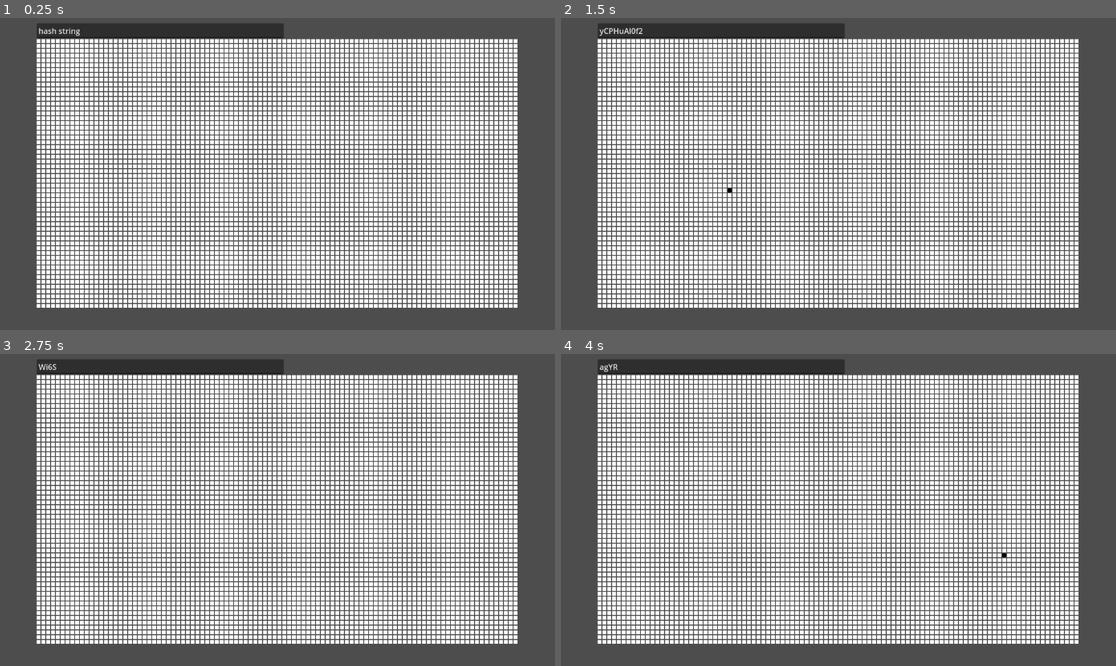
Above: before the commit, frames 1-4 (two rows, left to right).
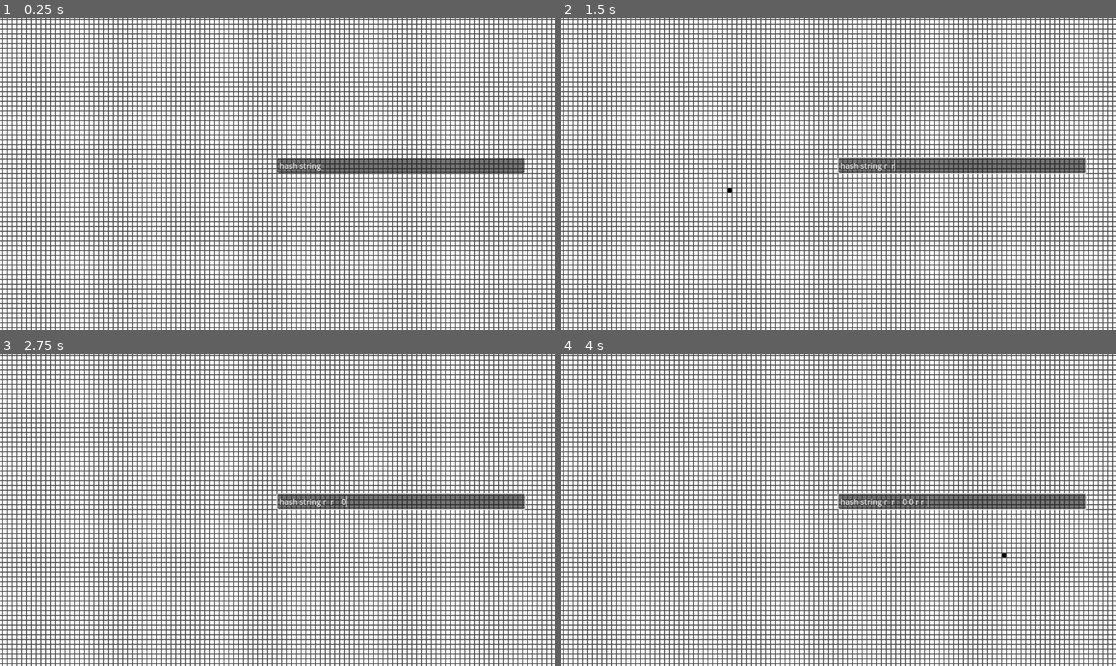
Above: after the commit, the same moments.

Repository: Tymec/Simulations
Game: Godot game, scene res://scenes/GameOfLife.tscn
The game is run twice, just before and just after one commit, with the same random seed, the same clock (stepped at 60 frames per second) and the same inputs.
Inputs (mouse positions are in pixels of both pictures, inside the frame that each line leads up to):
- Up to frame 1 (0.25 s): no input
- Up to frame 2 (1.5 s): tap Enter at 0.5 s; move the mouse to (960, 158) at 0.52 s; tap 0 at 0.6 s; click (960, 158) at 0.67 s; tap Space at 0.77, 1.07, 1.25 s; tap R at 0.8, 1.35 s; move the mouse to (727, 189) at 1.27 s; click (727, 189) at 1.42 s
- Up to frame 3 (2.75 s): tap Space at 1.52, 1.55, 1.82, 2.1 s; tap Enter at 2 s; move the mouse to (333, 441) at 2.02 s; click (333, 441) at 2.17 s; tap 0 at 2.3 s
- Up to frame 4 (4 s): tap Space at 2.75, 3.02, 3.32, 3.77, 3.8 s; move the mouse to (810, 572) at 2.77 s; tap 0 at 2.85 s; click (810, 572) at 2.92 s; tap R at 3.05, 3.6 s; tap Enter at 3.5 s; move the mouse to (1005, 556) at 3.52 s; click (1005, 556) at 3.67 s

The runs differ from the first frame. In frame 1, 21% of the frame differs, in the area x 0-100%, y 0-100%; in frame 2, 22%; in frame 3, 22%; in frame 4, 22%.

Commit message:
game of life, center grid

Diff:
--- a/scenes/GameOfLife.tscn
+++ b/scenes/GameOfLife.tscn
@@ -7,19 +7,19 @@
 
 [node name="GlobalManager" parent="." instance=ExtResource("1_jqlig")]
 
+[node name="Camera2D" type="Camera2D" parent="."]
+
 [node name="Grid" type="Node2D" parent="."]
 script = ExtResource("1_r73mb")
 wrap_around = true
-grid_size = Vector2i(100, 56)
+grid_size = Vector2i(150, 100)
 cell_spacing = 2
 
-[node name="Camera2D" type="Camera2D" parent="Grid"]
-
-[node name="HashInput" type="LineEdit" parent="Grid"]
+[node name="HashInput" type="LineEdit" parent="."]
 offset_top = -33.0
 offset_right = 513.0
 offset_bottom = -2.0
 size_flags_horizontal = 3
 text = "hash string"
 
-[connection signal="text_changed" from="Grid/HashInput" to="Grid" method="_on_hash_string_text_changed"]
+[connection signal="text_changed" from="HashInput" to="Grid" method="_on_hash_string_text_changed"]
--- a/scripts/GameOfLife.gd
+++ b/scripts/GameOfLife.gd
@@ -32,12 +32,9 @@
 		queue_redraw()
 @export_group("", "")
 
-@onready var camera = $Camera2D
-@onready var hash_input = $HashInput
-
 var is_running = false
 var elapsed_time = 0.0
-var generation = KEY_0
+var generation = 0
 var cells: Array[bool] = []
 var rects: Array[Rect2] = []
 
@@ -123,31 +120,33 @@
 	return _cells
 
 func hash_grid(_cells: Array[bool] = cells) -> String:
+	# XX-YYYY-YYYY-...-YYYY (XX = grid size, Y = cell cluster state)
+	var _hash_str = ""
+
+	# encode grid size into first 2 bytes
+	var _grid_size = grid_size.x | (grid_size.y << 8)
+	_hash_str += String.chr(_grid_size & 0xFF)
+	_hash_str += String.chr((_grid_size >> 8) & 0xFF)
+
+	_hash_str += "-"
+
 	var _hash = 0
-
-	# encode grid size into first 2 bytes
-	_hash |= grid_size.x
-	_hash <<= 8
-	_hash |= grid_size.y
-	_hash <<= 8
-
+	var _bit = 0
 	for y in range(grid_size.y):
 		for x in range(grid_size.x):
+			if _bit == 4:
+				_hash_str += String.chr(_hash & 0xFF)
+				_hash = 0
+				_bit = 0
+
+			_hash <<= 1
 			if get_cell(x, y, _cells):
-				_hash |= 1 << (x + y * grid_size.x)
-
-	var _hash_str = ""
-	# pick largest alphanumeric character and subtract from hash
-	while _hash > 0:
-		var _char = _hash % 62
-		if _char < 10:
-			_char += 48
-		elif _char < 36:
-			_char += 55
-		else:
-			_char += 61
-		_hash_str += String.chr(_char)
-		_hash /= 62
+				_hash |= 1
+			_bit += 1
+
+	if _bit > 0:
+		_hash <<= 4 - _bit
+		_hash_str += String.chr(_hash & 0xFF)
 
 	return _hash_str
 
@@ -173,11 +172,11 @@
 
 ## Convert global position to grid coordinates
 func to_coords(pos: Vector2) -> Vector2i:
-	var global_size = get_global_grid_size()
-	if pos.x < 0 or pos.y < 0:
+	var dims = get_dimensions()
+	if pos.x < dims.x or pos.y < dims.y or pos.x >= dims.z or pos.y >= dims.w:
 		return Vector2i(-1, -1)
-	elif pos.x >= global_size.x or pos.y >= global_size.y:
-		return Vector2i(-1, -1)
+
+	pos += get_grid_center()
 
 	var col = floor(pos.x / (cell_size + cell_spacing))
 	var row = floor(pos.y / (cell_size + cell_spacing))
@@ -196,9 +195,13 @@
 
 	for row in range(grid_size.y):
 		for col in range(grid_size.x):
-			var pos = Vector2(col, row)
+			var rect_pos = Vector2(col, row) * (cell_size + cell_spacing)
+
+			# Center the grid
+			rect_pos -= get_grid_center()
+
 			var rect = Rect2(
-				pos * (cell_size + cell_spacing),
+				rect_pos,
 				Vector2(cell_size, cell_size)
 			)
 			rs.append(rect)
@@ -210,26 +213,25 @@
 	return grid_size * (cell_size + cell_spacing) / 2
 
 ## Get grid size in pixels
-func get_global_grid_size() -> Vector2:
-	return grid_size * (cell_size + cell_spacing)
+func get_dimensions() -> Vector4i:
+	var first_cell = rects[0]
+	var last_cell = rects[rects.size() - 1]
+
+	var top_left = first_cell.position - first_cell.size / 2
+	var bottom_right = last_cell.position + last_cell.size / 2
+
+	return Vector4i(
+		top_left.x,
+		top_left.y,
+		bottom_right.x,
+		bottom_right.y
+	)
 
 func _ready():
 	# Initialize the grid
 	rects = generate()
 	cells.resize(rects.size())
 	cells.fill(false)
-
-	# Place the camera in the center of the grid
-	camera.set_offset(get_grid_center())
-
-	# Print information about the grid and the viewport
-	var grid_max_size = get_global_grid_size()
-	var viewport_size = get_viewport().size as Vector2
-	print("Grid size: ", grid_max_size)
-	print("Viewport size: ", viewport_size)
-	var space_left = (viewport_size - grid_max_size) / viewport_size
-	print("Horizontal space left: %.0f" % (space_left.x * 100), "%")
-	print("Vertical space left: %.0f" % (space_left.y * 100), "%")
 
 func _draw():
 	for i in range(rects.size()):
@@ -242,10 +244,10 @@
 	if event is InputEventKey:
 		if event.keycode == KEY_R and event.pressed:
 			reset_cells()
-			hash_input.text = str(hash_grid())
+			print("Hash: %s" % str(hash_grid()))
 		elif event.keycode == KEY_SPACE and event.pressed:
 			toggle_simulation()
-			hash_input.text = str(hash_grid())
+		print("Hash: %s" % str(hash_grid()))
 	elif event is InputEventMouseButton:
 		var mouse_pos = get_global_mouse_position()
 		if event.button_index == MOUSE_BUTTON_LEFT and event.pressed:
@@ -253,14 +255,14 @@
 			if cell == Vector2i(-1, -1):
 				return
 			set_cell(cell.x, cell.y, true)
-			hash_input.text = str(hash_grid()) # Update hash
+			print("Hash: %s" % str(hash_grid()))
 			queue_redraw()
 		elif event.button_index == MOUSE_BUTTON_RIGHT and event.pressed:
 			var cell = to_coords(mouse_pos)
 			if cell == Vector2i(-1, -1):
 				return
 			set_cell(cell.x, cell.y, false)
-			hash_input.text = str(hash_grid()) # Update hash
+			print("Hash: %s" % str(hash_grid()))
 			queue_redraw()
 	elif event is InputEventMouseMotion:
 		if event.button_mask & (MOUSE_BUTTON_LEFT | MOUSE_BUTTON_RIGHT):
@@ -276,7 +278,7 @@
 			var add_cell = event.button_mask & MOUSE_BUTTON_LEFT
 			for cell in Helper.bresenham(origin_cell, destination_cell):
 				set_cell(cell.x, cell.y, add_cell)
-			hash_input.text = str(hash_grid()) # Update hash
+			print("Hash: %s" % str(hash_grid()))
 			queue_redraw()
 
 # Called every frame. 'delta' is the elapsed time since the previous frame.
@@ -297,10 +299,3 @@
 		elapsed_time = 0
 	else:
 		elapsed_time += _delta
-
-
-func _on_hash_string_text_changed(new_text):
-	var _hash = int(new_text)
-	var _cells = recover_grid(_hash)
-	cells = _cells
-	queue_redraw()
